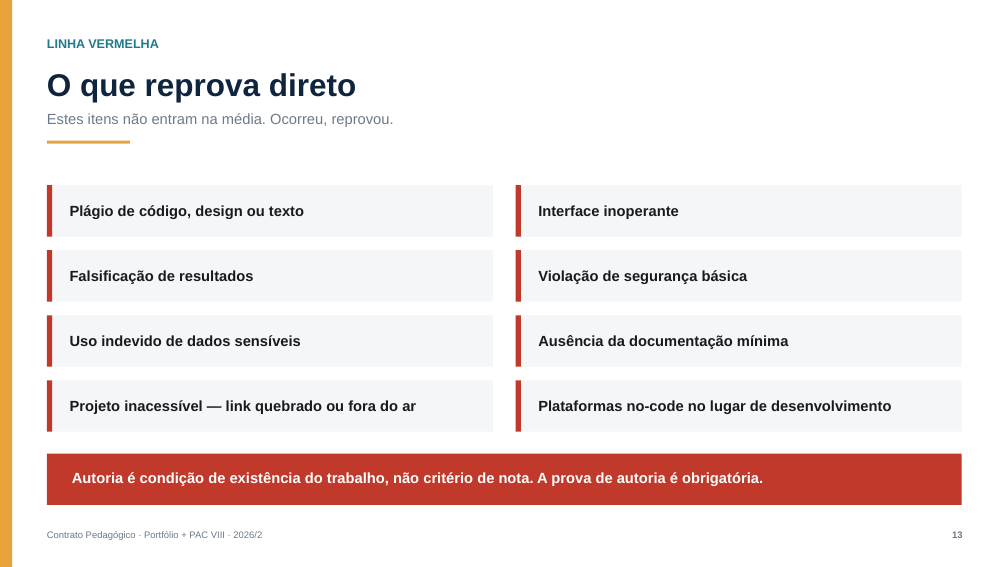
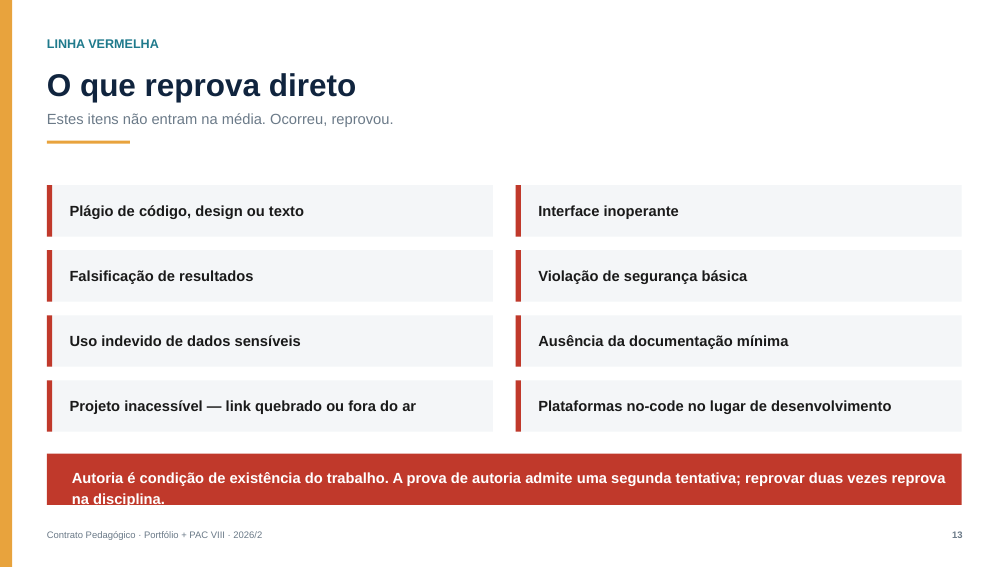
Before and after one commit to CatolicaSC-Portfolio/The-Portfolio-Playbook, a slide deck: slide 13 of Contrato-Pedagogico-Portfolio-PAC-VIII.pptx. Drawn at 1008x567 pixels with LibreOffice and Linux fonts; fonts in the diff are those of the drawing. Boxes give left, top, right and bottom in pixels: in the first picture for what was removed or moved away, otherwise in the second. Text is boxed around its words. In the diff, an @@ line names an element or a change of style, - is before the commit and + after.

```diff
--- a/Contrato-Pedagogico-Portfolio-PAC-VIII.pptx
+++ b/Contrato-Pedagogico-Portfolio-PAC-VIII.pptx
@@ text at [72, 472, 946, 507]: text changed @@
-Autoria é condição de existência do trabalho, não critério de nota. A prova de autoria é obrigatória.
+Autoria é condição de existência do trabalho. A prova de autoria admite uma segunda tentativa; reprovar duas vezes reprova na disciplina.
```
Also in this commit, not shown: 4 other slides changed, 10 other files.
